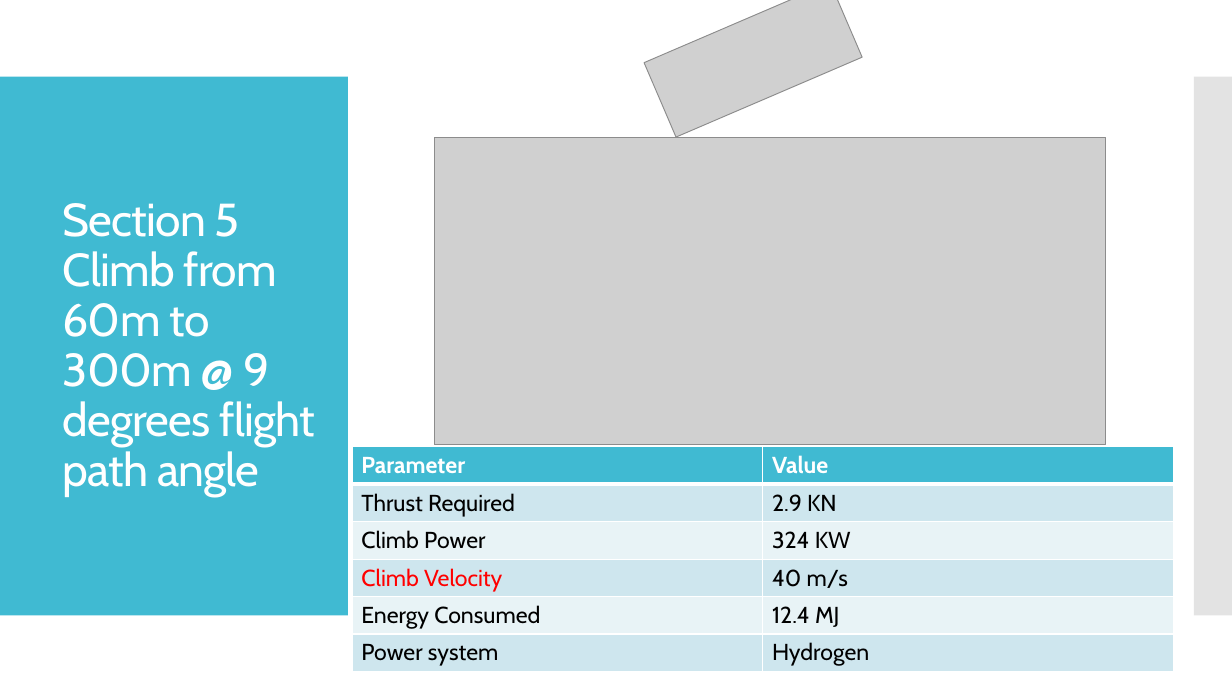
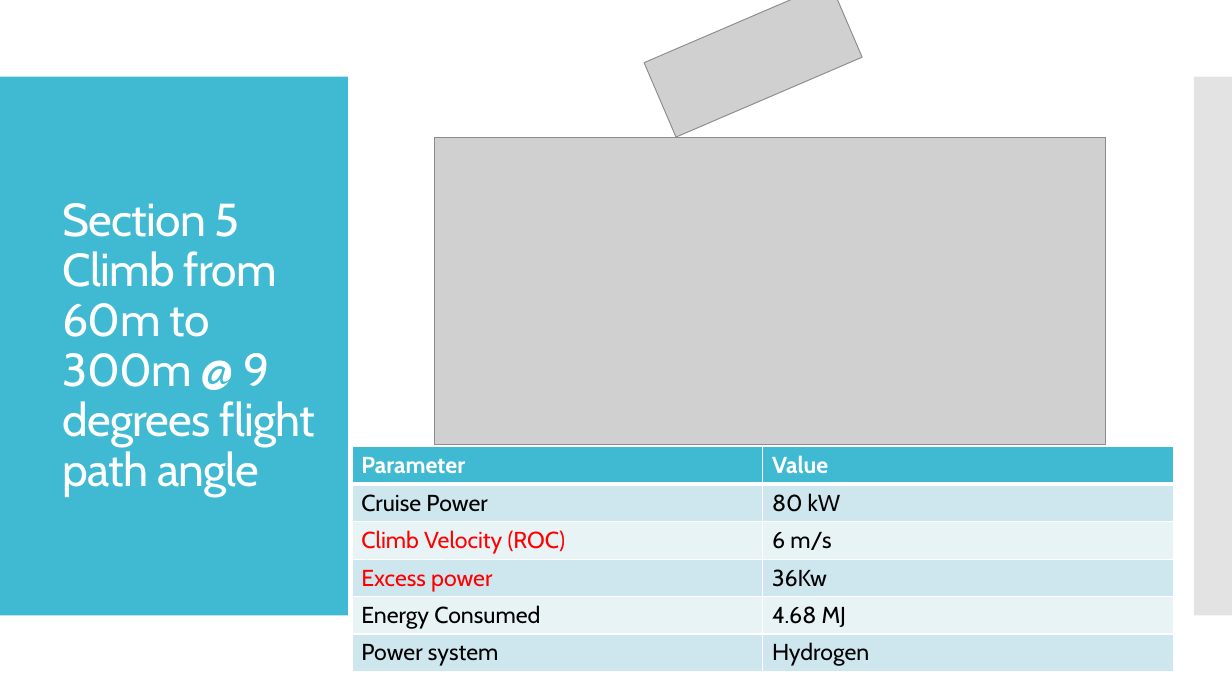
Before and after one commit to s-ritwik/VFS_IIT_KANPUR, a slide deck: slide 21 of BEMT_results/VFS performance validation.pptx. Drawn at 1232x693 pixels with LibreOffice and Linux fonts; fonts in the diff are those of the drawing; grey boxes stand for pictures. Boxes give left, top, right and bottom in pixels: in the first picture for what was removed or moved away, otherwise in the second. Text is boxed around its words. In the diff, an @@ line names an element or a change of style, - is before the commit and + after.

```diff
--- a/BEMT_results/VFS performance validation.pptx
+++ b/BEMT_results/VFS performance validation.pptx
@@ table at [352, 446, 1173, 670] @@
-row 2, column 1: Thrust Required
+row 2, column 1: Cruise Power
-row 2, column 2: 2.9 KN
+row 2, column 2: 80 kW
-row 3, column 1: Climb Power
+row 3, column 1: Climb Velocity (ROC)
-row 3, column 2: 324 KW
+row 3, column 2: 6 m/s
-row 4, column 1: Climb Velocity
+row 4, column 1: Excess power
-row 4, column 2: 40 m/s
+row 4, column 2: 36Kw
-row 5, column 2: 12.4 MJ
+row 5, column 2: 4.68 MJ
```
Also in this commit, not shown: 9 other slides changed, 7 other files.
